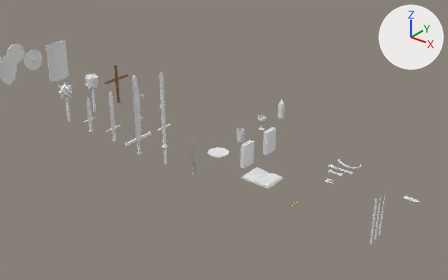
What one commit did to the Blender file resources/data/items.blend.
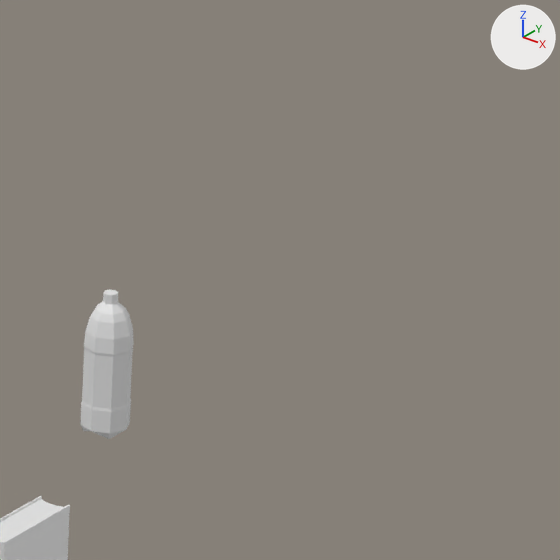
Each version is shown whole from a camera (50 mm lens) standing at (4.2, -5.25, 3.8) and looking at (-1.35, 1.68, -0.5), then close up on the part from 60% to 76% of the width and 22% to 48% of the height. The axes (+X, +Y, +Z) are drawn at upper right. The lights are the same throughout.

In view in the first close-up: 'bookHardcoverComplex01', 'bottle01'.
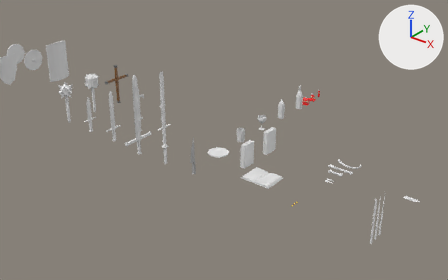
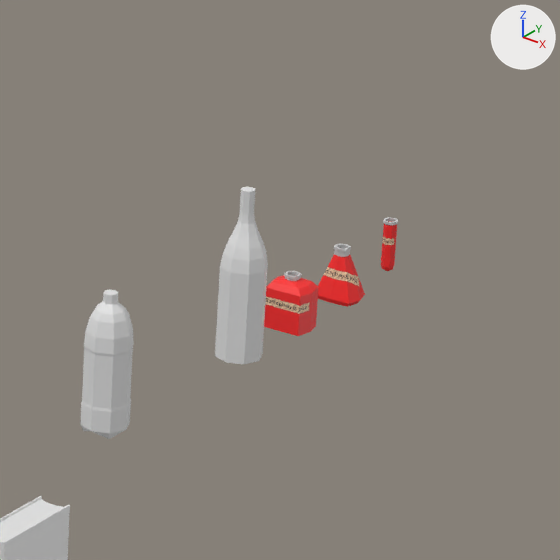
Edits to the bpy script that builds the scene:
```text
Add img_bottle03_png:
    img_bottle03_png = load_image('bottle03.png', 'bottle03.png', 1024, 1024, 'sRGB')
Add img_bottle04_png:
    img_bottle04_png = load_image('bottle04.png', 'bottle04.png', 1024, 1024, 'sRGB')
Add img_bottle05_png:
    img_bottle05_png = load_image('bottle05.png', 'bottle05.png', 1024, 1024, 'sRGB')
Add mat_bottle03_png:
    mat_bottle03_png = principled_material('bottle03.png')
    mat_bottle03_png.texture = img_bottle03_png
Add mat_bottle04_png:
    mat_bottle04_png = principled_material('bottle04.png')
    mat_bottle04_png.texture = img_bottle04_png
Add mat_bottle05_png:
    mat_bottle05_png = principled_material('bottle05.png')
    mat_bottle05_png.texture = img_bottle05_png
Add me_bottle02:
    me_bottle02.from_pydata(...)  # 64 vertices, 58 faces; spans x -0.051..0.051, y -0.051..0.051, z 0.0..0.37
Add me_bottle03:
    me_bottle03.from_pydata(...)  # 98 vertices, 100 faces; spans x -0.0507..0.0507, y -0.0358..0.0358, z 0.0..0.12
    me_bottle03.materials.append(mat_bottle03_png)  # picture img_bottle03_png
Add me_bottle04:
    me_bottle04.from_pydata(...)  # 82 vertices, 88 faces; spans x -0.0524..0.0524, y -0.0358..0.0358, z 0.0..0.1202
    me_bottle04.materials.append(mat_bottle04_png)  # picture img_bottle04_png
Add me_bottle05:
    me_bottle05.from_pydata(...)  # 66 vertices, 72 faces; spans x -0.0167..0.0167, y -0.0167..0.0167, z 0.0..0.12
    me_bottle05.materials.append(mat_bottle05_png)  # picture img_bottle05_png
Add ob_bottle02:
    ob_bottle02 = bpy.data.objects.new('bottle02', me_bottle02)
    ob_bottle02.location = (-0.5, 2.5, 0.0)
Add ob_bottle03:
    ob_bottle03 = bpy.data.objects.new('bottle03', me_bottle03)
    ob_bottle03.location = (-0.5, 2.7, 0.0)
Add ob_bottle04:
    ob_bottle04 = bpy.data.objects.new('bottle04', me_bottle04)
    ob_bottle04.location = (-0.5, 2.9, 0.0)
Add ob_bottle05:
    ob_bottle05 = bpy.data.objects.new('bottle05', me_bottle05)
    ob_bottle05.location = (-0.5, 3.1, 0.0)
```

Where the change shows, as pixel boxes (x1, y1, x2, y2) in the close-ups (560 x 560 px):
'bottle02', added
    after: (215, 187, 268, 364)
'bottle03', added (red)
    after: (264, 271, 318, 336)
'bottle04', added (red)
    after: (318, 243, 365, 307)
'bottle05', added (red)
    after: (381, 217, 398, 271)
